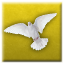
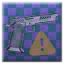
Layers edited between the first and the second 64×64 image:
added group "no_icon" with 2 layers above "dancegun" over [4, 11, 59, 56]
added layer "Ebene 52" (50%) in group "no_icon" over [4, 11, 59, 54]
added layer "Ebene 53" (60%) in group "no_icon" over [29, 31, 56, 56]
hid group "in_brotherhood" (1 layers) over [3, 12, 58, 51]
added layer "missing texture" (linear light, 25%) in group "icon" over [0, 1, 63, 63]
showed "blue" over [0, 1, 63, 63]
hid "gold" over [0, 1, 63, 63]
